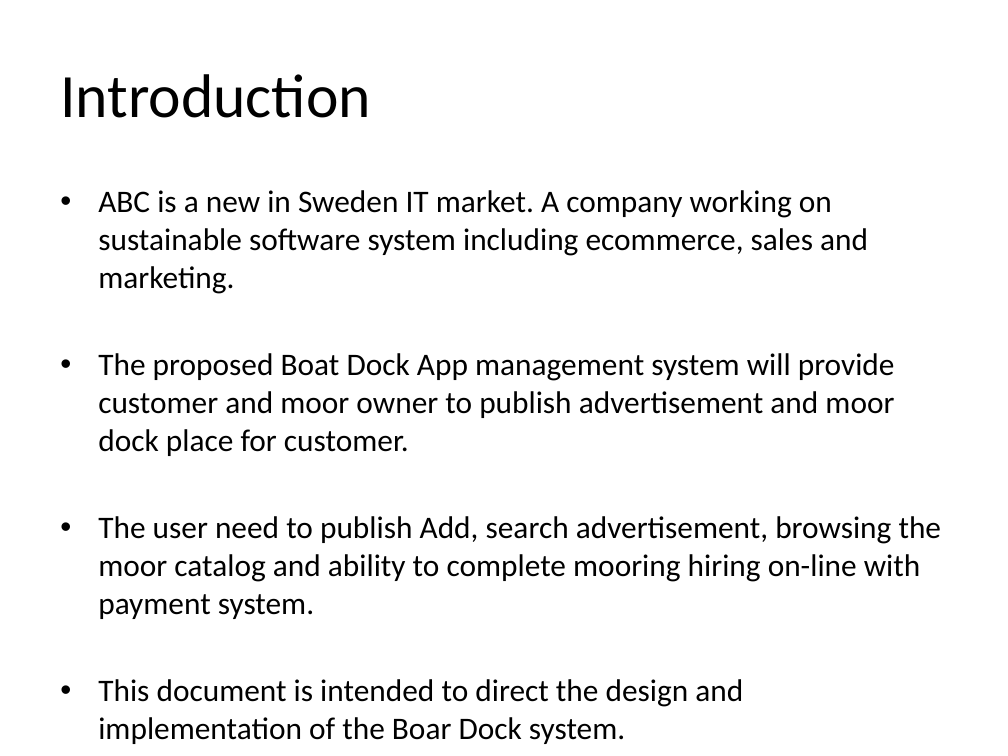
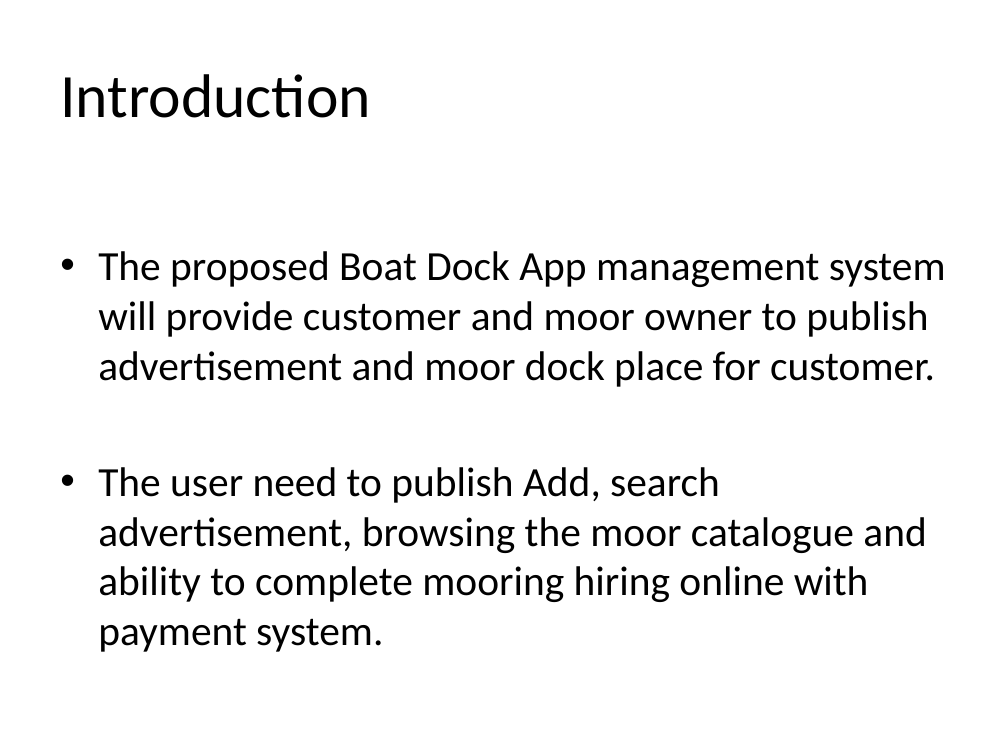
Before and after one commit to alihsn2010/REDocument, a slide deck: slide 4 of Software Requirement Engineering and product management.pptx (slide 3 before the commit). Drawn at 1008x756 pixels with LibreOffice and Linux fonts; fonts in the diff are those of the drawing. Boxes give left, top, right and bottom in pixels: in the first picture for what was removed or moved away, otherwise in the second. Text is boxed around its words. In the diff, an @@ line names an element or a change of style, - is before the commit and + after.

Commit message:
Adding pptx

```diff
--- a/Software Requirement Engineering and product management.pptx
+++ b/Software Requirement Engineering and product management.pptx
@@ text at [98, 190, 868, 294]: paragraph removed @@
-• ABC is a new in Sweden IT market. A company working on sustainable software system including ecommerce, sales and marketing.
@@ text at [98, 251, 946, 387]: size 22.4 to 29.6 pt in "The proposed Boat Dock App management system ..."; more space between paragraphs @@
@@ text at [98, 467, 926, 652]: text changed; size 22.4 to 29.6 pt @@
-• The user need to publish Add, search advertisement, browsing the moor catalog and ability to complete mooring hiring on-line with payment system.
-• This document is intended to direct the design and implementation of the Boar Dock system.
+• The user need to publish Add, search advertisement, browsing the moor catalogue and ability to complete mooring hiring online with payment system.
```
Also in this commit, not shown: 3 other slides changed, 21 slides added, 2 slides removed.
